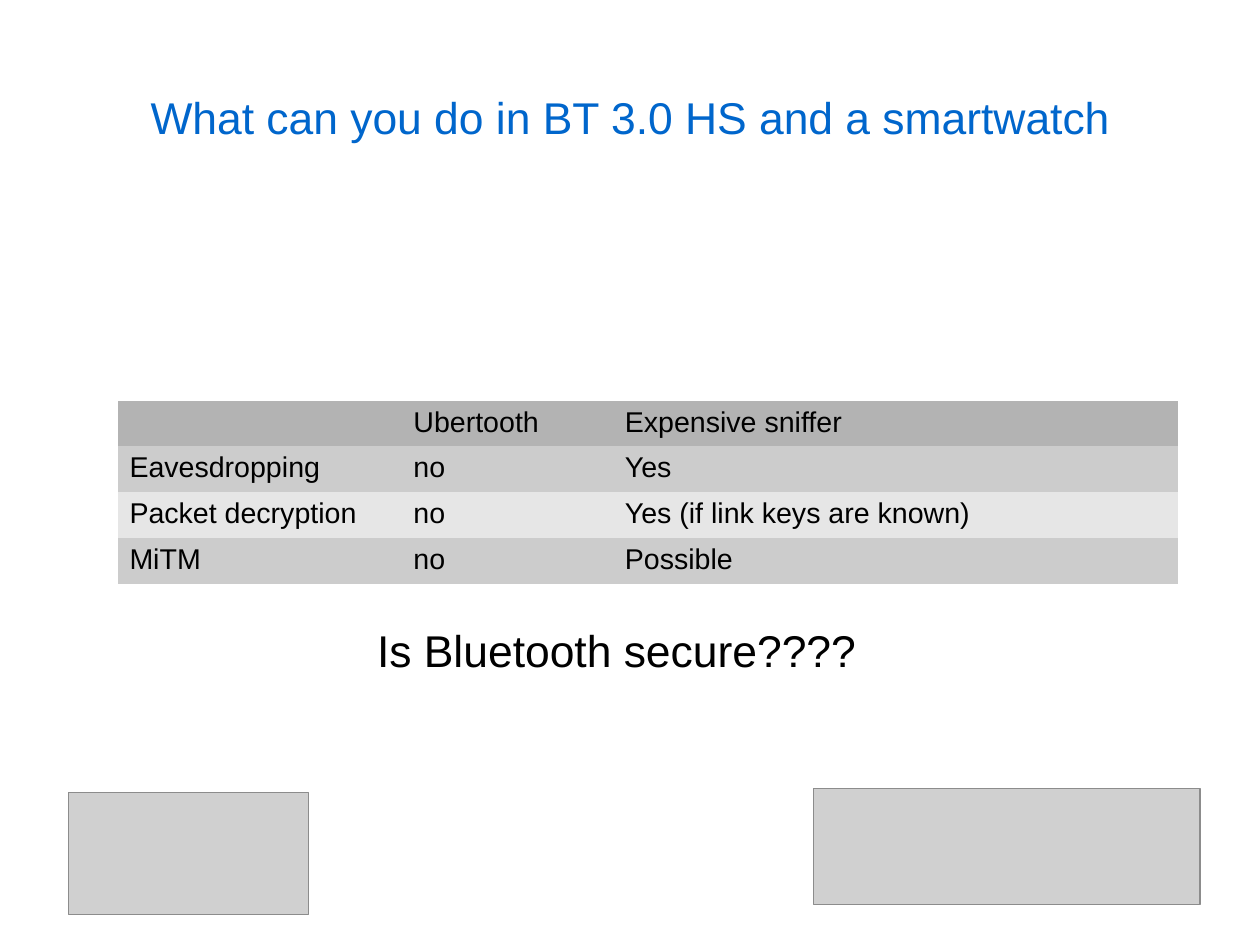
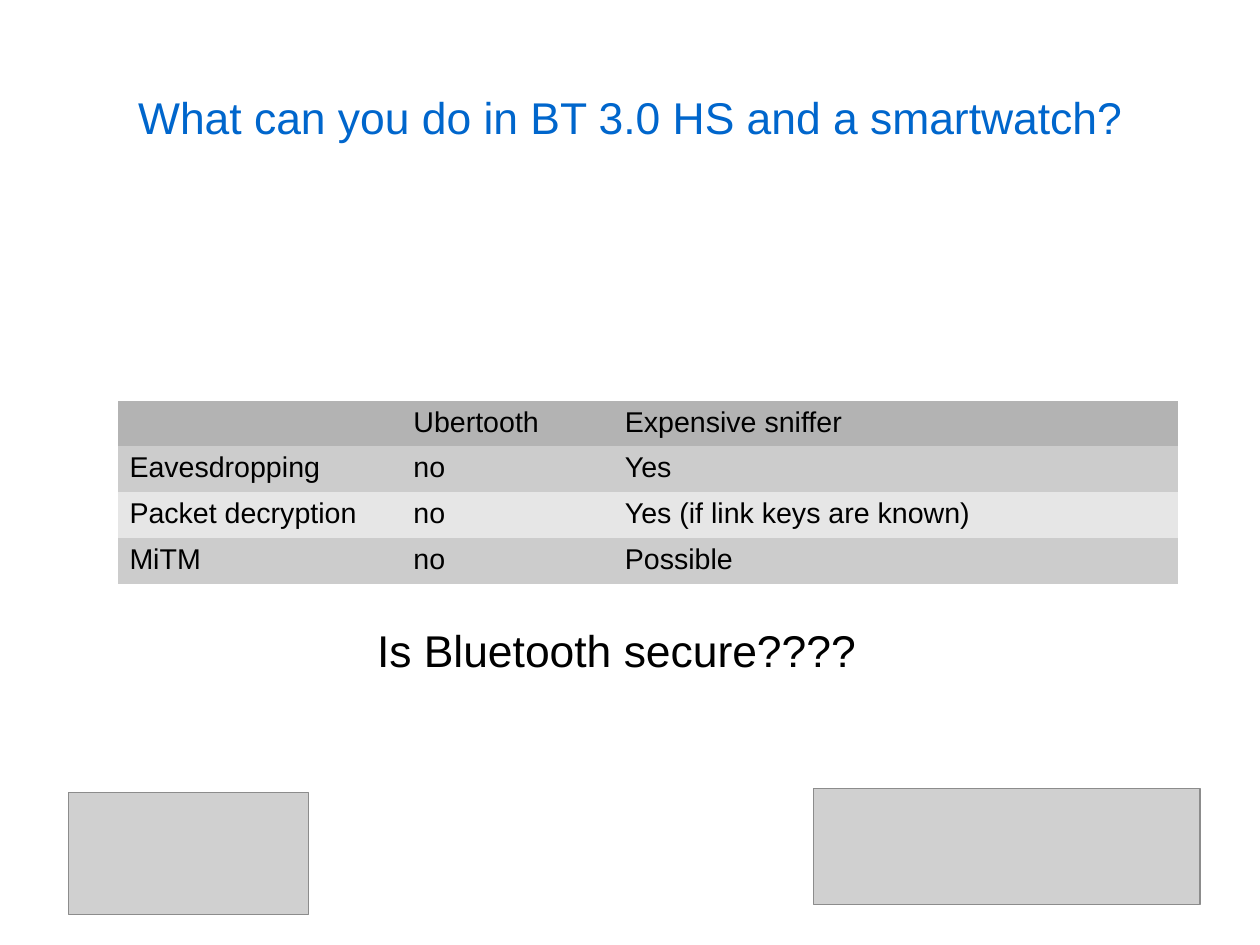
Before and after one commit to cheeseit/smartwatchers_report, a slide deck: slide 13 of presentation.odp. Drawn at 1260x945 pixels with LibreOffice and Linux fonts; fonts in the diff are those of the drawing; grey boxes stand for pictures. Boxes give left, top, right and bottom in pixels: in the first picture for what was removed or moved away, otherwise in the second. Text is boxed around its words. In the diff, an @@ line names an element or a change of style, - is before the commit and + after.

```diff
--- a/presentation.odp
+++ b/presentation.odp
@@ title at (138, 101, 1122, 143): text changed @@
-What can you do in BT 3.0 HS and a smartwatch
+What can you do in BT 3.0 HS and a smartwatch?
```
Also in this commit, not shown: 1 other slide changed, 1 other file.
